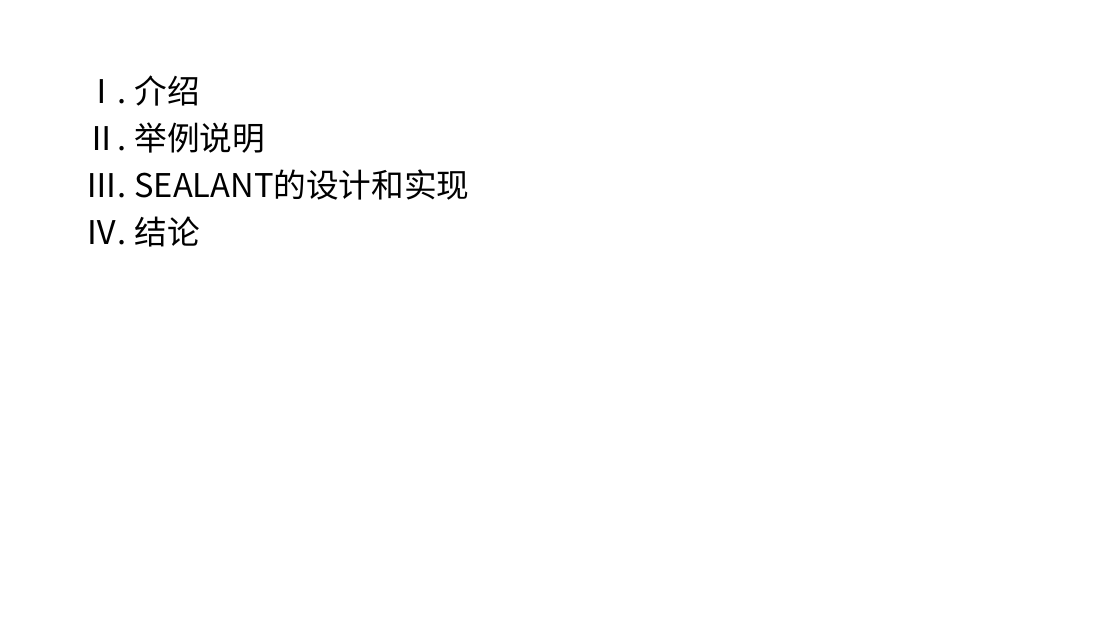
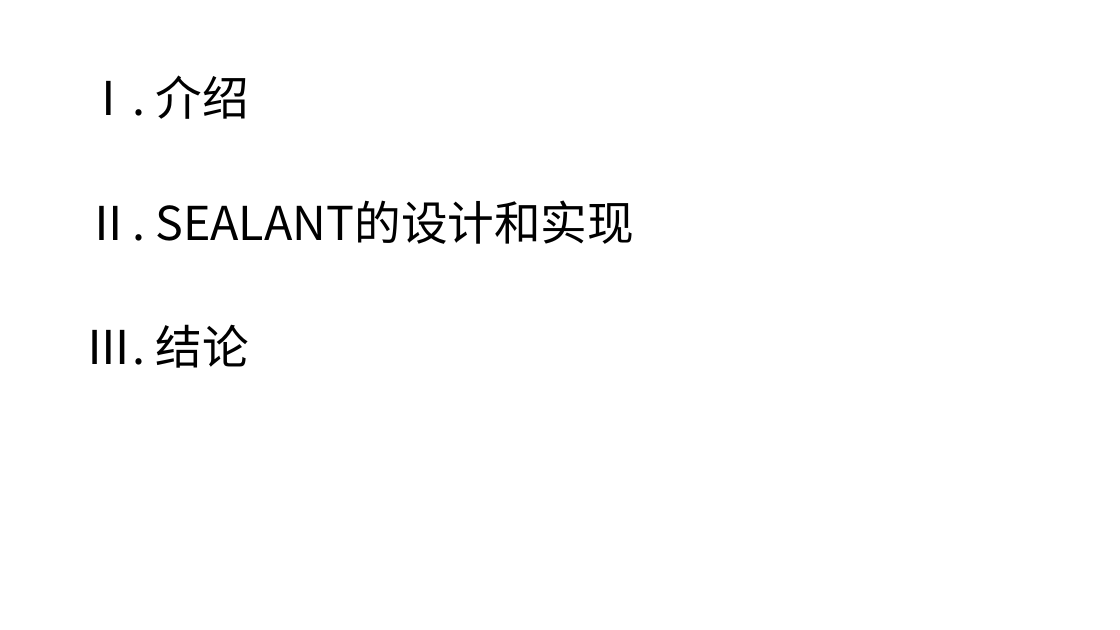
Before and after one commit to wh7yan/-, a slide deck: slide 2 of 论文研读/SEALANT.pptx. Drawn at 1120x630 pixels with LibreOffice and Linux fonts; fonts in the diff are those of the drawing. Boxes give left, top, right and bottom in pixels: in the first picture for what was removed or moved away, otherwise in the second. Text is boxed around its words. In the diff, an @@ line names an element or a change of style, - is before the commit and + after.

```diff
--- a/论文研读/SEALANT.pptx
+++ b/论文研读/SEALANT.pptx
@@ text at [85, 75, 248, 119]: size 28 to 40 pt in "Ⅰ. 介绍" @@
@@ text at [85, 200, 634, 368]: text changed; size 28 to 40 pt @@
-Ⅱ. 举例说明
-Ⅲ. SEALANT的设计和实现
-Ⅳ. 结论
+Ⅱ. SEALANT的设计和实现
+Ⅲ. 结论
```
Also in this commit, not shown: 6 other slides changed, 1 slide added, 1 slide removed, 2 other files.
